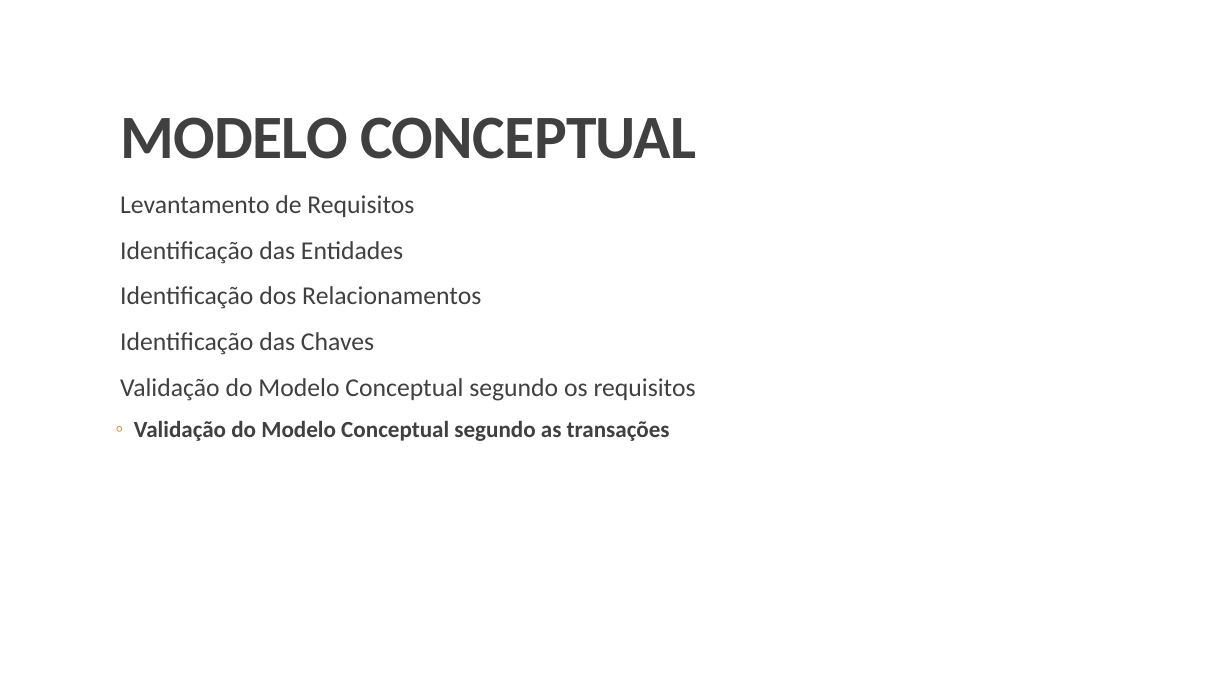
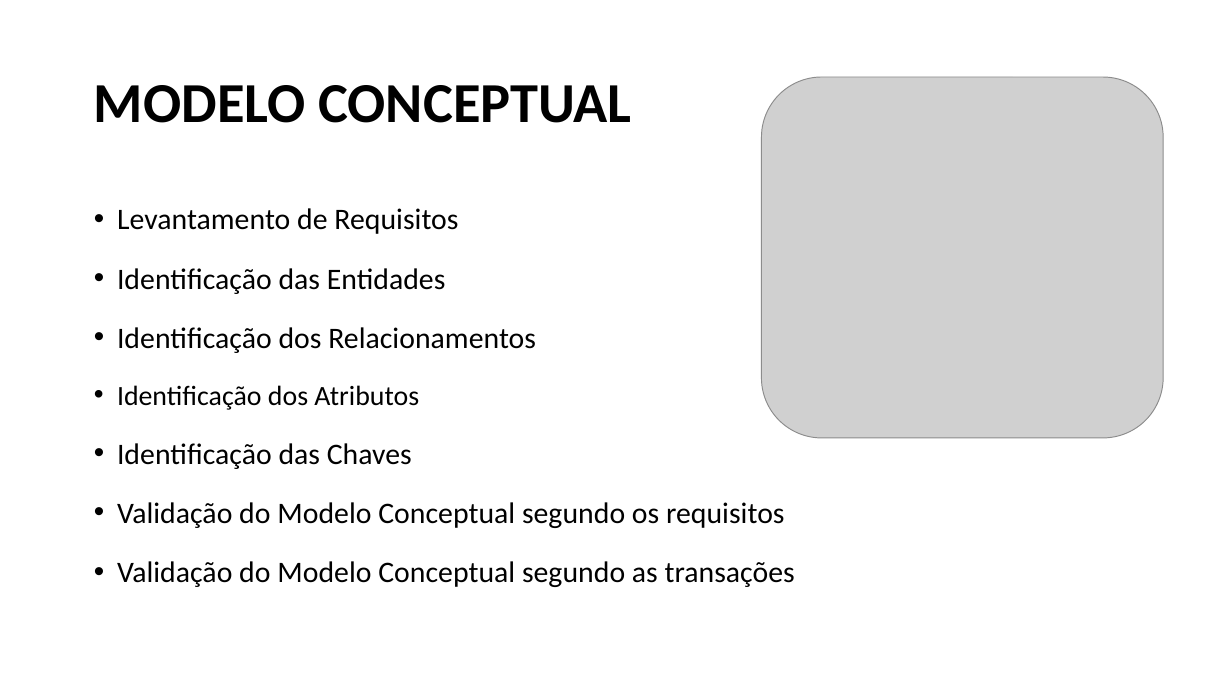
Before and after one commit to b-p3r/BD-1516, a slide deck: slide 8 of begininPP.pptx. Drawn at 1232x693 pixels with LibreOffice and Linux fonts; fonts in the diff are those of the drawing; grey boxes stand for pictures. Boxes give left, top, right and bottom in pixels: in the first picture for what was removed or moved away, otherwise in the second. Text is boxed around its words. In the diff, an @@ line names an element or a change of style, - is before the commit and + after.

Commit message:
submete modelo conceptual e capa + cenas

```diff
--- a/begininPP.pptx
+++ b/begininPP.pptx
@@ title "MODELO CONCEPTUAL": place and size @@
-title "MODELO CONCEPTUAL" at bbox=[120, 117, 696, 159]
+title "MODELO CONCEPTUAL" at bbox=[94, 85, 631, 123]
@@ title "MODELO CONCEPTUAL" at bbox=[94, 85, 631, 123]: size 48 to 44 pt, text colour #404040 to #000000, letter spacing -0.5 to 0 pt; line spacing 0.85 to 0.9; vertical alignment bottom to middle @@
@@ picture added at bbox=[762, 77, 1164, 438] @@
@@ text "Levantamento de Requisitos": place and size @@
-text "Levantamento de Requisitos" at bbox=[120, 195, 696, 441]
+text "Levantamento de Requisitos" at bbox=[117, 208, 795, 587]
@@ text at bbox=[117, 208, 795, 587]: size 20 to 23.2 pt in "Levantamento de Requisitos", "Identificação das Entidades", "Identificação dos Relacionamentos", "Identificação das Chaves" and 1 more places; text colour #404040 to #000000 in "Levantamento de Requisitos", "Identificação das Entidades", "Identificação dos Relacionamentos", "Identificação das Chaves" and 2 more places; size 18 to 23.2 pt, bold off in "Validação do Modelo Conceptual segundo as transações"; alignment left to justified; bullet   to •; line spacing 0.9 to 1.3; less space between paragraphs; bullet ◦ to • @@
@@ text at bbox=[117, 385, 419, 410]: paragraph added @@
+• Identificação dos Atributos
```
Also in this commit, not shown: 9 other slides changed, 12 slides added, 2 slides removed.
